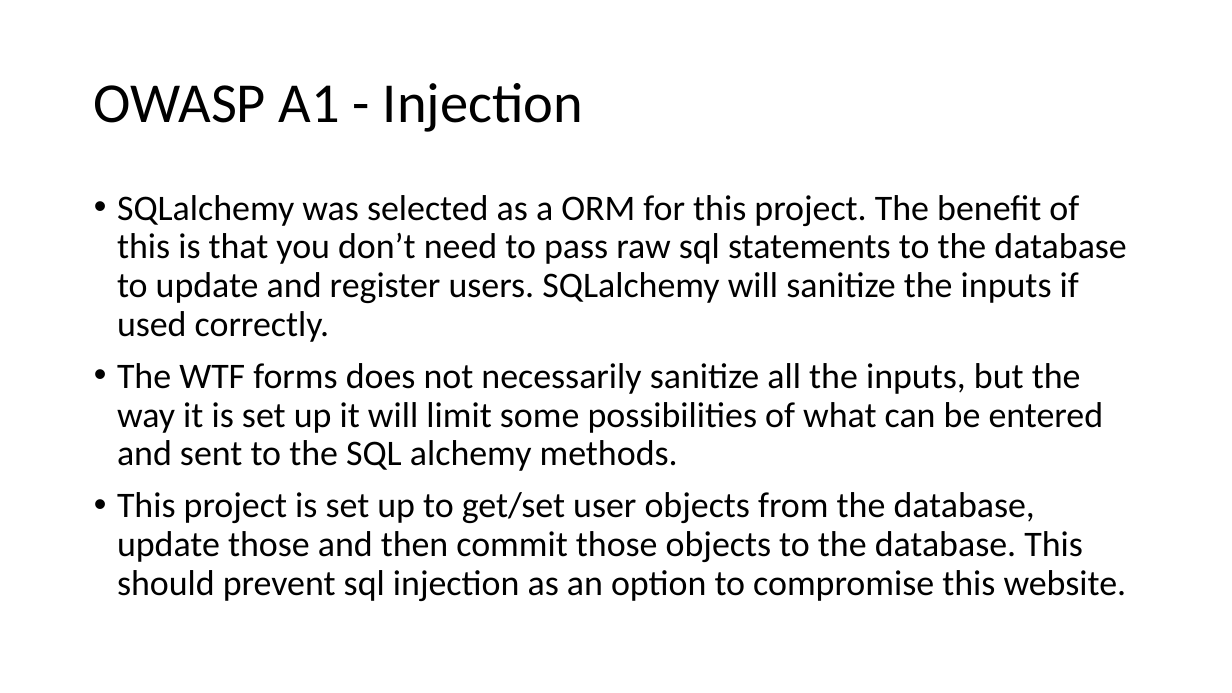
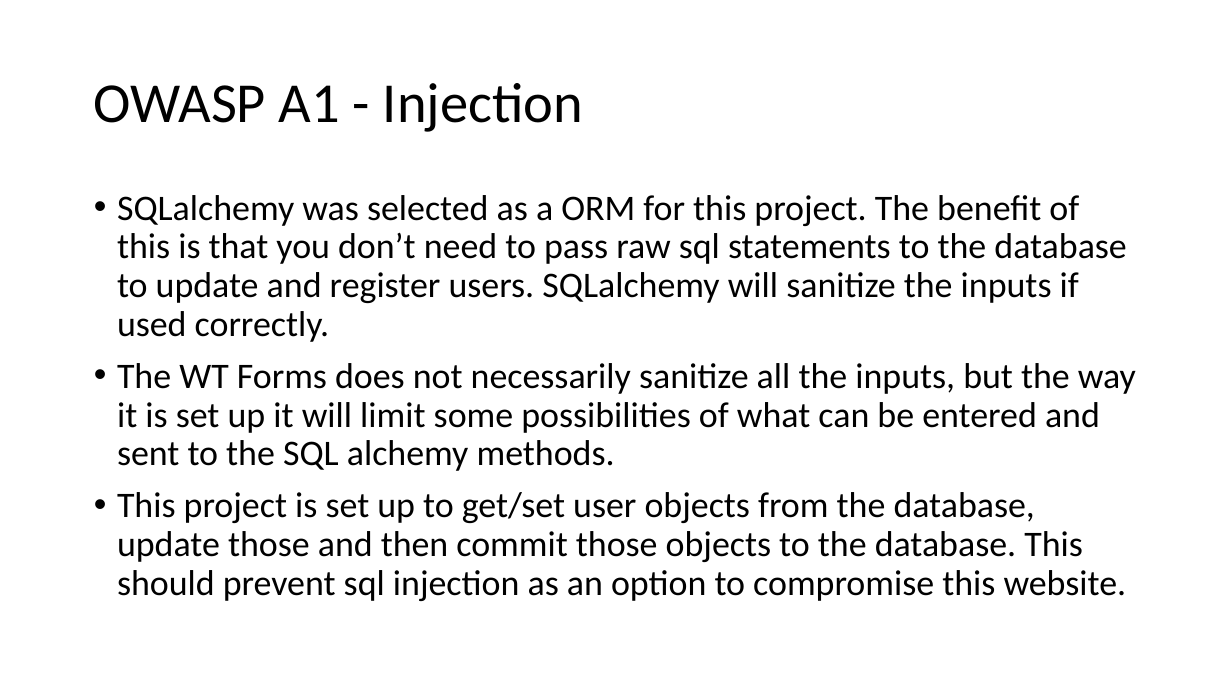
Before and after one commit to jkunnas58/dat250_netbank_fall_2020, a slide deck: slide 11 of Project_report_group_9.pptx. Drawn at 1232x693 pixels with LibreOffice and Linux fonts; fonts in the diff are those of the drawing. Boxes give left, top, right and bottom in pixels: in the first picture for what was removed or moved away, otherwise in the second. Text is boxed around its words. In the diff, an @@ line names an element or a change of style, - is before the commit and + after.

```diff
--- a/Project_report_group_9.pptx
+++ b/Project_report_group_9.pptx
@@ text at (117, 363, 1136, 471): text changed @@
-• The WTF forms does not necessarily sanitize all the inputs, but the way it is set up it will limit some possibilities of what can be entered and sent to the SQL alchemy methods.
+• The WT Forms does not necessarily sanitize all the inputs, but the way it is set up it will limit some possibilities of what can be entered and sent to the SQL alchemy methods.
```
Also in this commit, not shown: 7 other slides changed.
